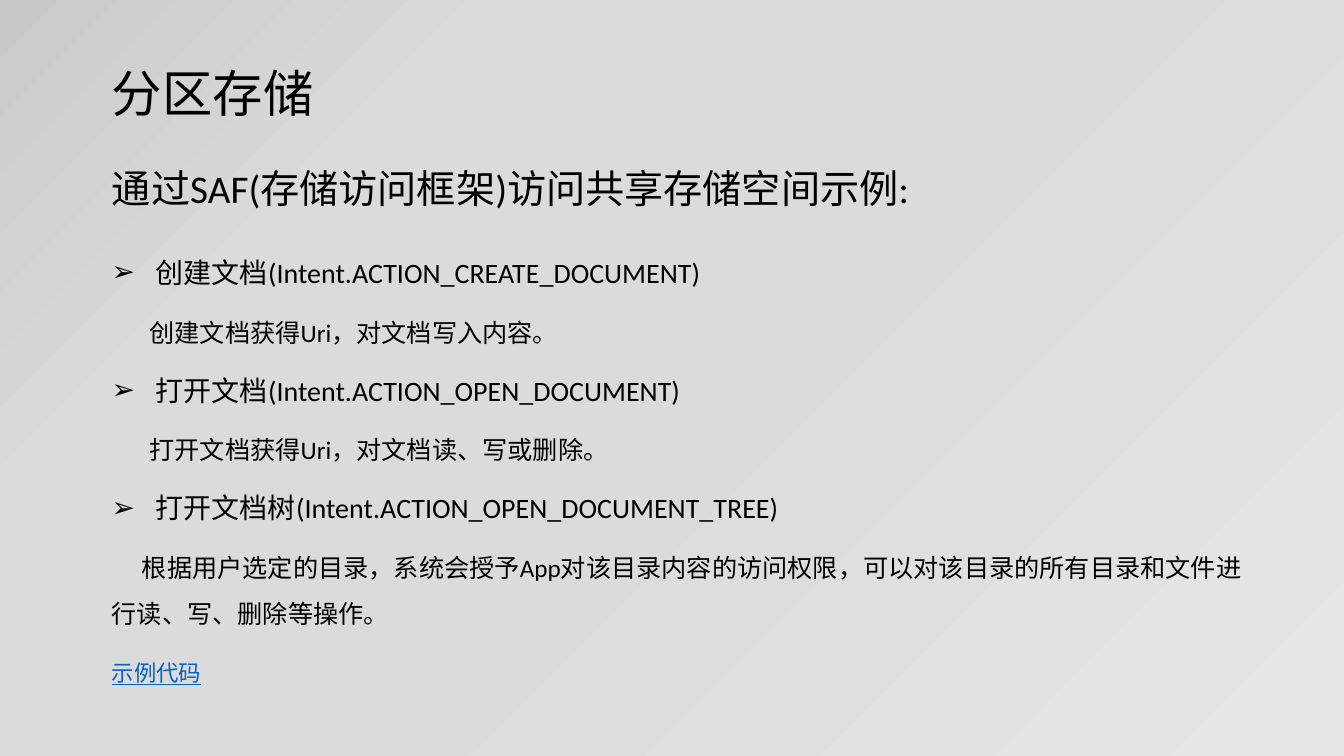
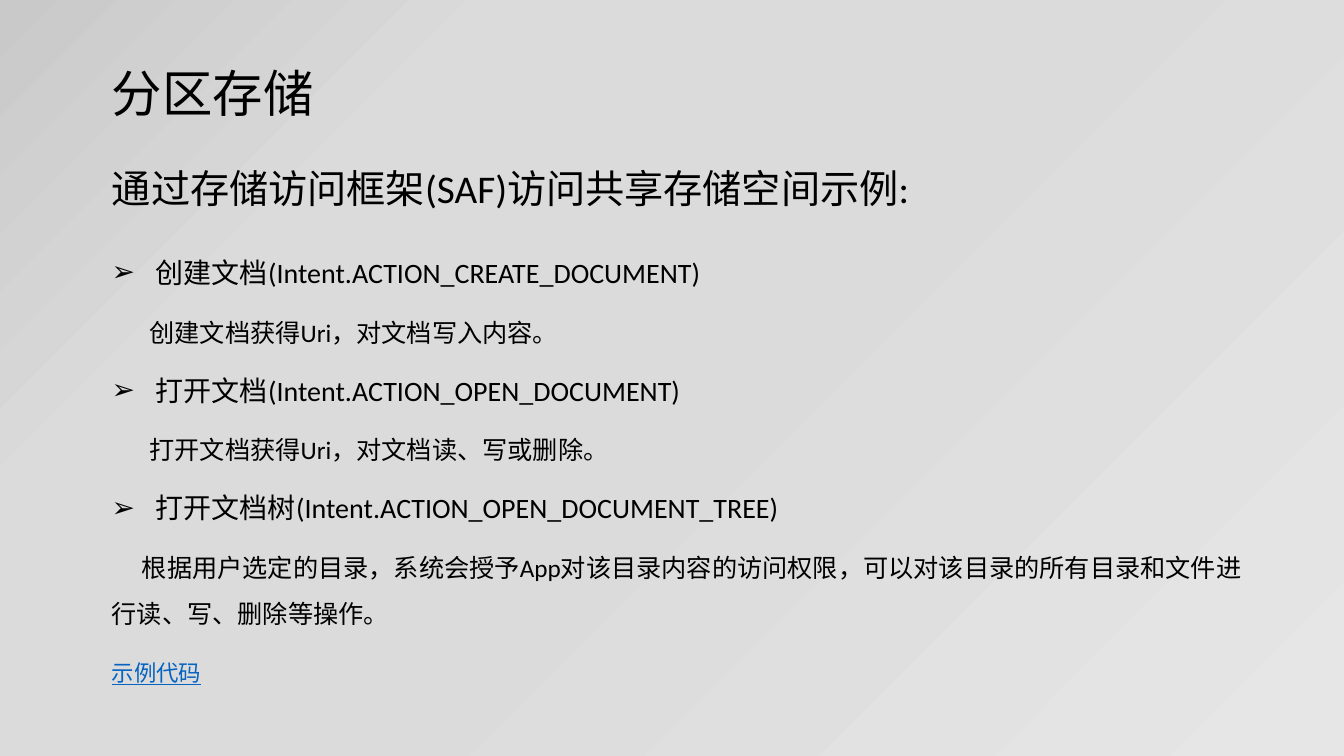
Before and after one commit to jianjunxiao/Adaptation, a slide deck: slide 14 of Android10、11适配.pptx. Drawn at 1344x756 pixels with LibreOffice and Linux fonts; fonts in the diff are those of the drawing. Boxes give left, top, right and bottom in pixels: in the first picture for what was removed or moved away, otherwise in the second. Text is boxed around its words. In the diff, an @@ line names an element or a change of style, - is before the commit and + after.

```diff
--- a/Android10、11适配.pptx
+++ b/Android10、11适配.pptx
@@ text at (112,170,909,208): text changed @@
-通过SAF(存储访问框架)访问共享存储空间示例:
+通过存储访问框架(SAF)访问共享存储空间示例:
```
Also in this commit, not shown: 7 other slides changed, 3 other files.
